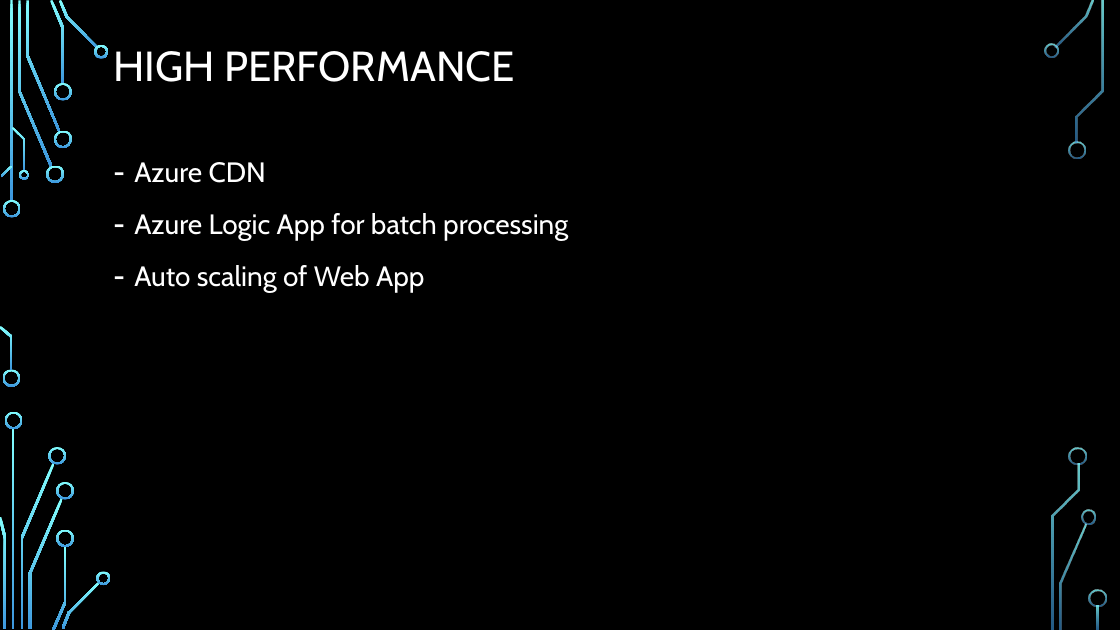
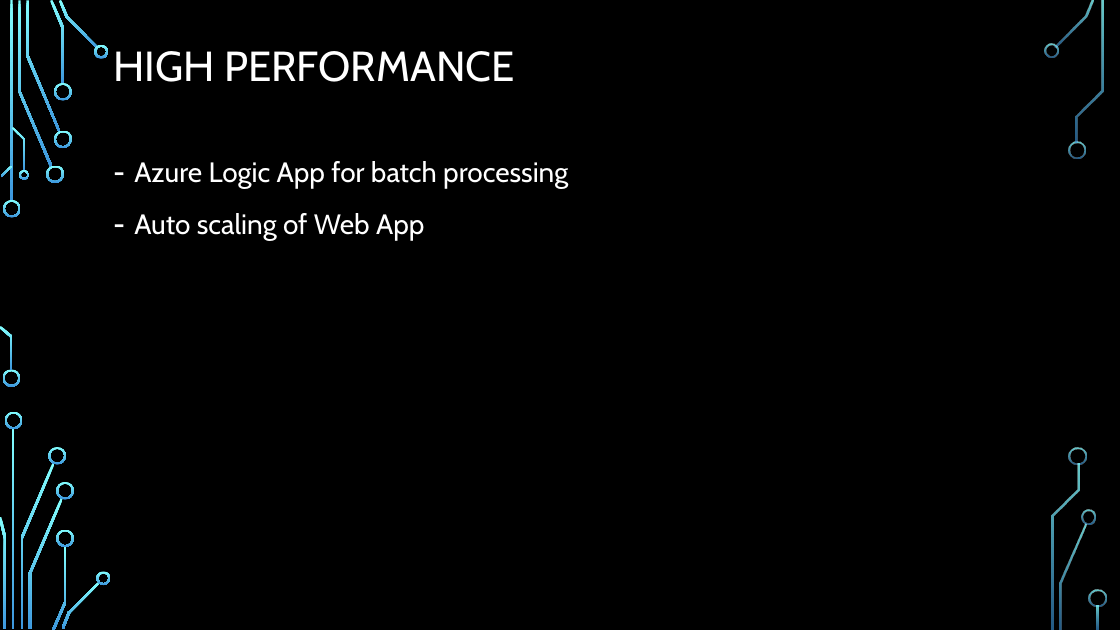
Before and after one commit to chenghao1983/c6c1d99d-502e-4a47-b8f5-35181e48b4fa_PT4, a slide deck: slide 6 of Doc/Active Learning on the Cloud - PT4.pptx (slide 5 before the commit). Drawn at 1120x630 pixels with LibreOffice and Linux fonts; fonts in the diff are those of the drawing; background and template pictures are left out. Boxes give left, top, right and bottom in pixels: in the first picture for what was removed or moved away, otherwise in the second. Text is boxed around its words. In the diff, an @@ line names an element or a change of style, - is before the commit and + after.

```diff
--- a/Doc/Active Learning on the Cloud - PT4.pptx
+++ b/Doc/Active Learning on the Cloud - PT4.pptx
@@ text at (134,162,266,183): paragraph removed @@
-– Azure CDN
```
Also in this commit, not shown: 3 other slides changed, 2 slides added.
